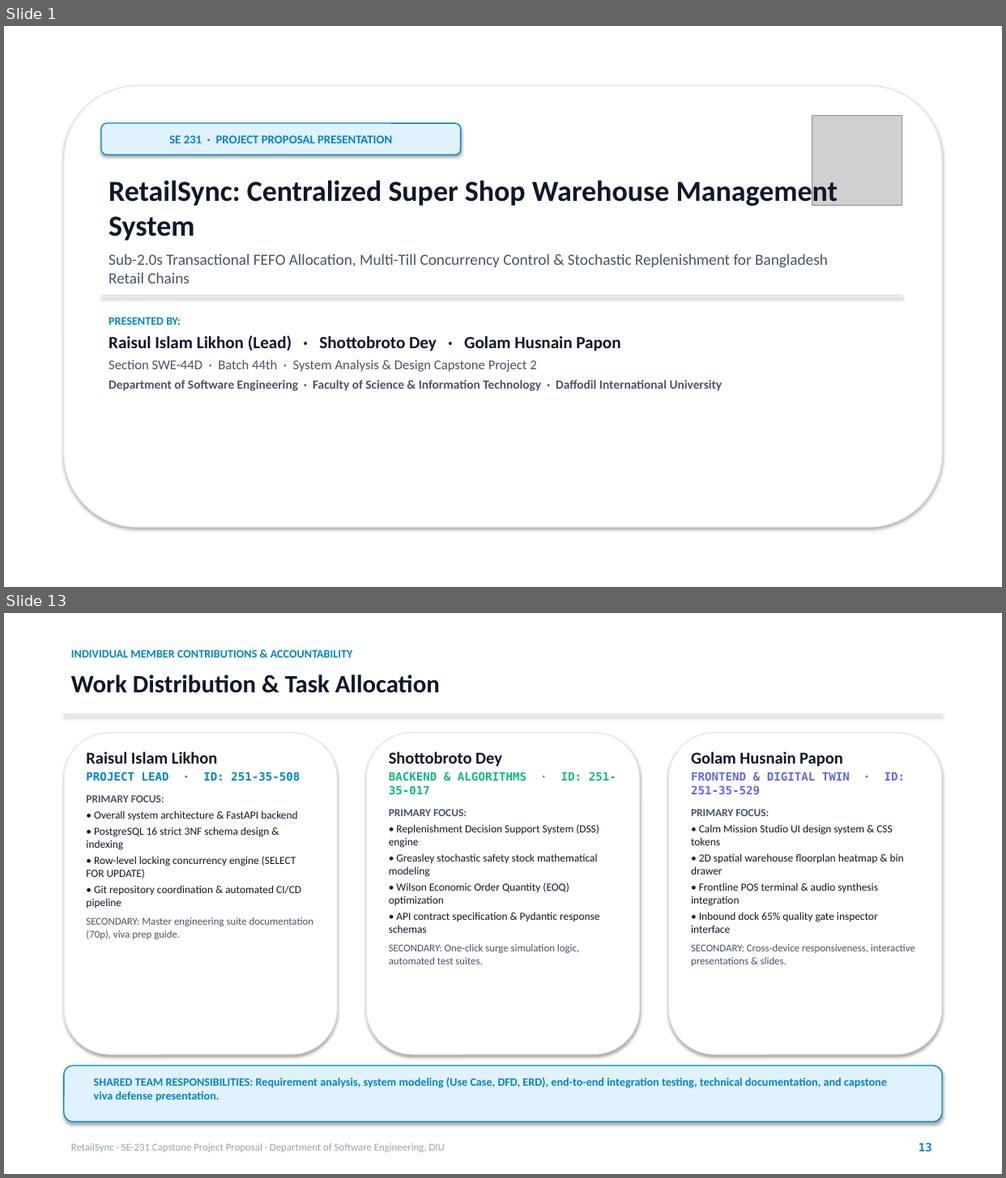
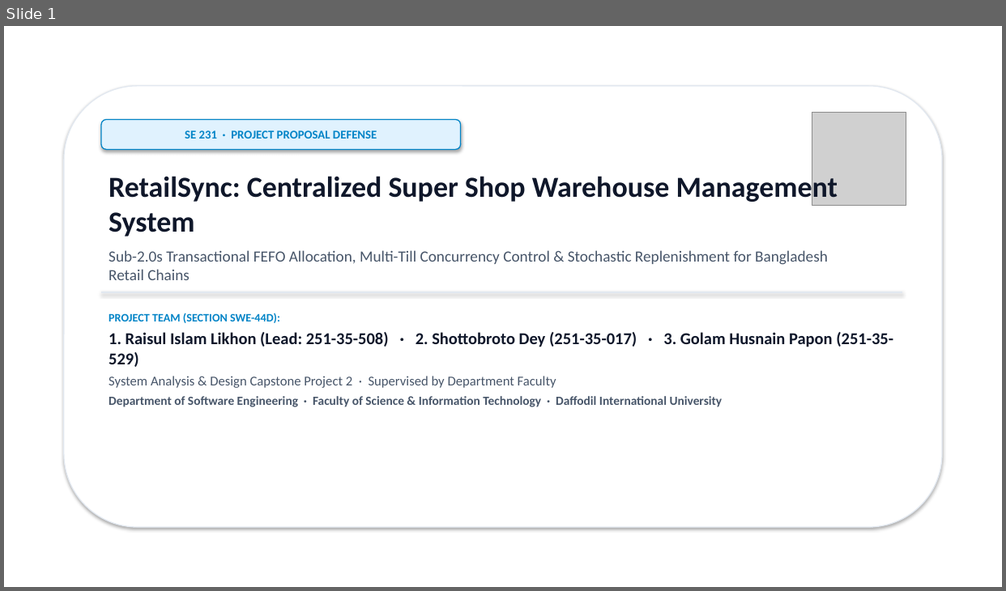
Before and after one commit to Likhon545466/retailsync, a slide deck: archive/RetailSync_Team_Sharing_Pack/03_Defense_Presentation_Deck.pptx. Shown one above the other, each under a label of ours: slides 1 and 13 before the commit, slide 1 after it; the slides between them are not shown. The pictures are 1006x1178 and 1006x591 pixels, drawn with LibreOffice and Linux fonts; fonts in the diff are those of the drawing; grey boxes stand for pictures. Boxes give left, top, right and bottom in pixels: in the first picture for what was removed or moved away, otherwise in the second. Text is boxed around its words. In the diff, an @@ line names an element or a change of style, - is before the commit and + after.

```diff
--- a/archive/RetailSync_Team_Sharing_Pack/03_Defense_Presentation_Deck.pptx
+++ b/archive/RetailSync_Team_Sharing_Pack/03_Defense_Presentation_Deck.pptx
@@ slide 13 removed at <box>4,613,1002,1174</box>, background #FFFFFF @@
@@ text removed at <box>71,649,353,658</box> @@
-INDIVIDUAL MEMBER CONTRIBUTIONS & ACCOUNTABILITY
@@ text removed at <box>71,675,440,693</box> @@
-Work Distribution & Task Allocation
@@ rectangle removed at <box>64,714,942,715</box> @@
@@ rounded rectangle removed at <box>64,733,337,1054</box> @@
@@ rounded rectangle removed at <box>366,733,640,1054</box> @@
@@ rounded rectangle removed at <box>669,733,942,1054</box> @@
@@ text removed at <box>86,752,314,939</box> @@
-Raisul Islam Likhon
-PROJECT LEAD · ID: 251-35-508
-PRIMARY FOCUS:
-• Overall system architecture & FastAPI backend
-• PostgreSQL 16 strict 3NF schema design & indexing
-• Row-level locking concurrency engine (SELECT FOR UPDATE)
-• Git repository coordination & automated CI/CD pipeline
-SECONDARY: Master engineering suite documentation (70p), viva prep guide.
@@ text removed at <box>389,752,616,965</box> @@
-Shottobroto Dey
-BACKEND & ALGORITHMS · ID: 251-35-017
-PRIMARY FOCUS:
-• Replenishment Decision Support System (DSS) engine
-• Greasley stochastic safety stock mathematical modeling
-• Wilson Economic Order Quantity (EOQ) optimization
-• API contract specification & Pydantic response schemas
-SECONDARY: One-click surge simulation logic, automated test suites.
@@ text removed at <box>691,752,915,966</box> @@
-Golam Husnain Papon
-FRONTEND & DIGITAL TWIN · ID: 251-35-529
-PRIMARY FOCUS:
-• Calm Mission Studio UI design system & CSS tokens
-• 2D spatial warehouse floorplan heatmap & bin drawer
-• Frontline POS terminal & audio synthesis integration
-• Inbound dock 65% quality gate inspector interface
-SECONDARY: Cross-device responsiveness, interactive presentations & slides.
@@ rounded rectangle removed at <box>64,1066,942,1122</box> @@
@@ text removed at <box>94,1077,887,1102</box> @@
-SHARED TEAM RESPONSIBILITIES: Requirement analysis, system modeling (Use Case, DFD, ERD), end-to-end integration testing, technical documentation, and capstone viva defense presentation.
@@ text removed at <box>71,1144,445,1152</box> @@
-RetailSync · SE-231 Capstone Project Proposal · Department of Software Engineering, DIU
@@ text removed at <box>918,1143,932,1152</box> @@
-13
@@ slide 1 changed as well @@
@@ picture: place and size @@
-picture at <box>812,116,902,206</box>
+picture at <box>812,112,906,206</box>
@@ text in rounded rectangle at <box>185,130,377,139</box>: text changed @@
-SE 231 · PROJECT PROPOSAL PRESENTATION
+SE 231 · PROJECT PROPOSAL DEFENSE
@@ 1 text, 1 rounded rectangle, 1 rectangle: place and size @@
-1 text, 1 rounded rectangle, 1 rectangle at <box>101,123,902,297</box>
+1 text, 1 rounded rectangle, 1 rectangle at <box>101,120,902,292</box>
@@ text at <box>108,313,893,388</box>: text changed; size 13 to 16 pt; text colour #475569 to #0F172A @@
-PRESENTED BY:
-Raisul Islam Likhon (Lead) · Shottobroto Dey · Golam Husnain Papon
-Section SWE-44D · Batch 44th · System Analysis & Design Capstone Project 2
+PROJECT TEAM (SECTION SWE-44D):
+1. Raisul Islam Likhon (Lead: 251-35-508) · 2. Shottobroto Dey (251-35-017) · 3. Golam Husnain Papon (251-35-529)
+System Analysis & Design Capstone Project 2 · Supervised by Department Faculty
```
Also in this commit, not shown: 5 other slides changed, 4 slides added, 11 other slides removed, 3 other files.
